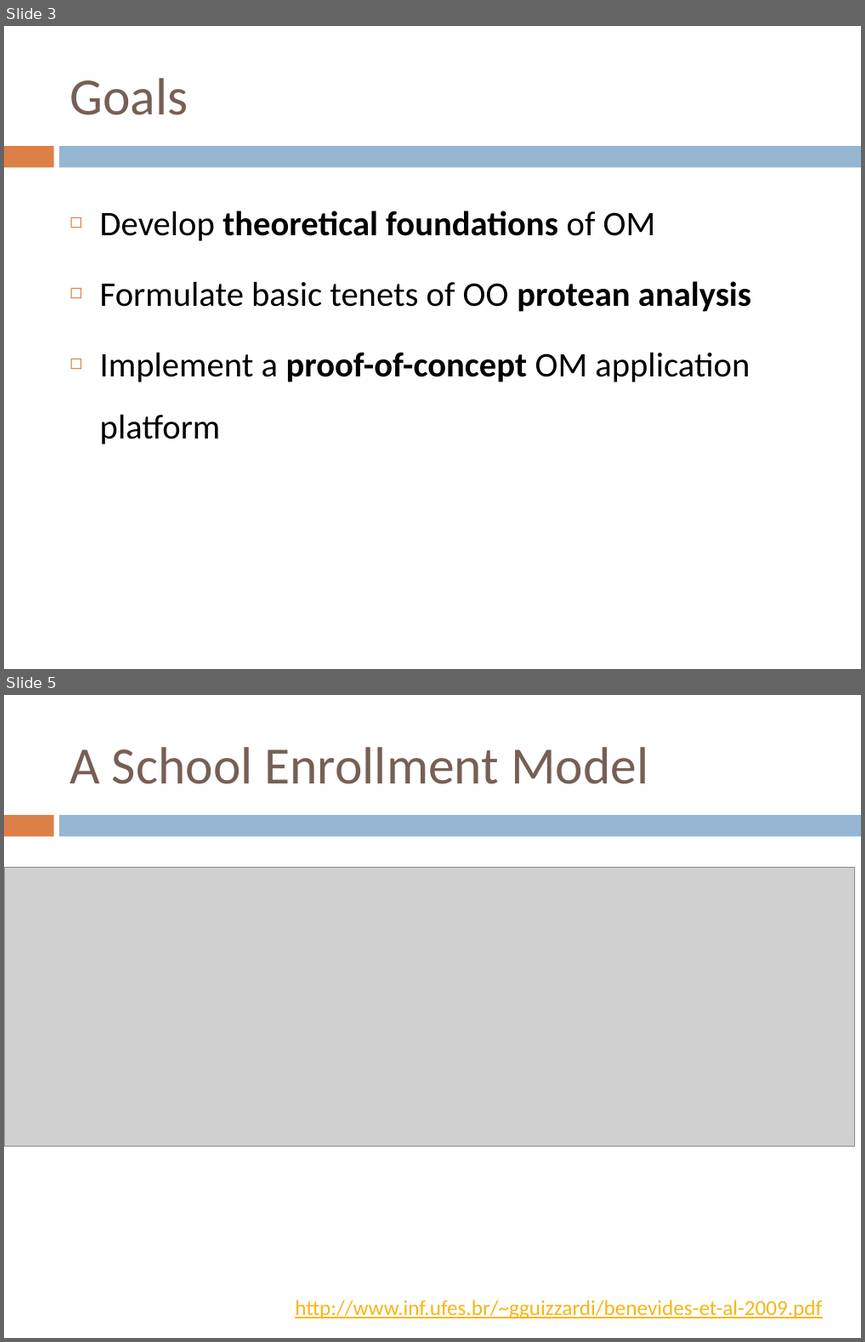
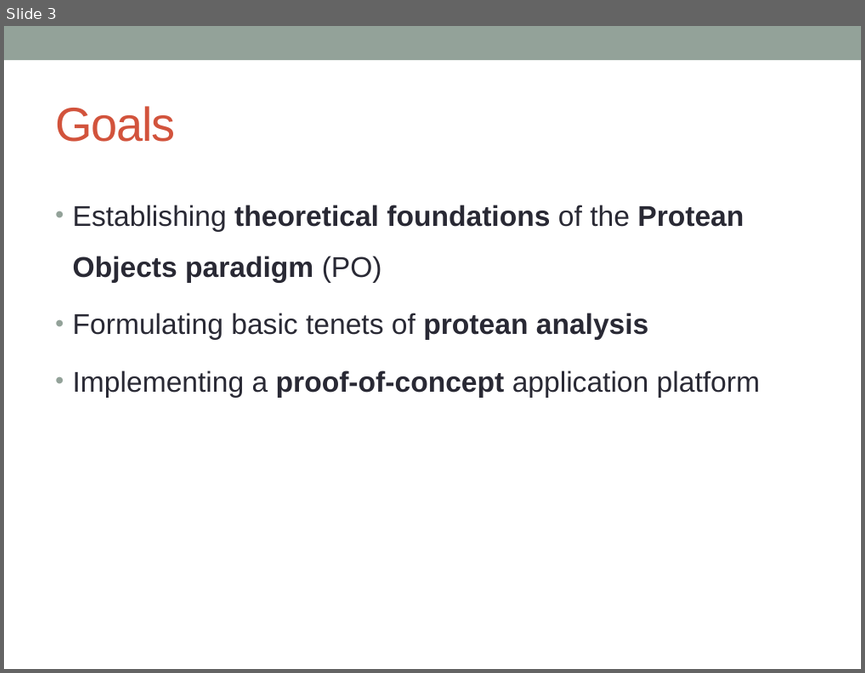
Before and after one commit to zslajchrt/morpheus, a slide deck: src/main/doc/thesis/mala/MalaObhajoba.pptx. Shown one above the other, each under a label of ours: slides 3 and 5 before the commit, slide 3 after it; the slides between them are not shown. The pictures are 865x1342 and 865x673 pixels, drawn with LibreOffice and Linux fonts; fonts in the diff are those of the drawing; grey boxes stand for pictures. Boxes give left, top, right and bottom in pixels: in the first picture for what was removed or moved away, otherwise in the second. Text is boxed around its words. In the diff, an @@ line names an element or a change of style, - is before the commit and + after.

```diff
--- a/src/main/doc/thesis/mala/MalaObhajoba.pptx
+++ b/src/main/doc/thesis/mala/MalaObhajoba.pptx
@@ slide 5 removed at box(4, 695, 861, 1338), background #FFFFFF; not listed: 2 template elements that a slide beside it also shows @@
@@ title removed at box(69, 747, 648, 784) @@
-A School Enrollment Model
@@ picture removed at box(4, 868, 854, 1146) @@
@@ text removed at box(295, 1299, 822, 1319) @@
-http://www.inf.ufes.br/~gguizzardi/benevides-et-al-2009.pdf
@@ slide 3 changed as well @@
@@ rectangle added at box(4, 26, 861, 60), fill #93A299 @@
@@ title "Goals": place and size @@
-title "Goals" at box(69, 78, 188, 115)
+title "Goals" at box(55, 106, 175, 142)
@@ title "Goals" at box(55, 106, 175, 142): size 44 to 40 pt, font Calibri to Arial, text colour #775F55 to #D2533C, letter spacing 0 to -1 pt @@
@@ rectangle removed at box(4, 146, 53, 167) @@
@@ rectangle removed at box(60, 146, 861, 167) @@
@@ text at box(73, 204, 760, 397): text changed; size 29 to 24 pt; font Calibri to Arial; text colour #000000 to #292934 @@
-◻ Develop theoretical foundations of OM
-◻ Formulate basic tenets of OO protean analysis
-◻ Implement a proof-of-concept OM application platform
+• Establishing theoretical foundations of the Protean Objects paradigm (PO)
+• Formulating basic tenets of protean analysis
+• Implementing a proof-of-concept application platform
```
Also in this commit, not shown: 14 other slides changed, 4 slides added, 2 other slides removed.
